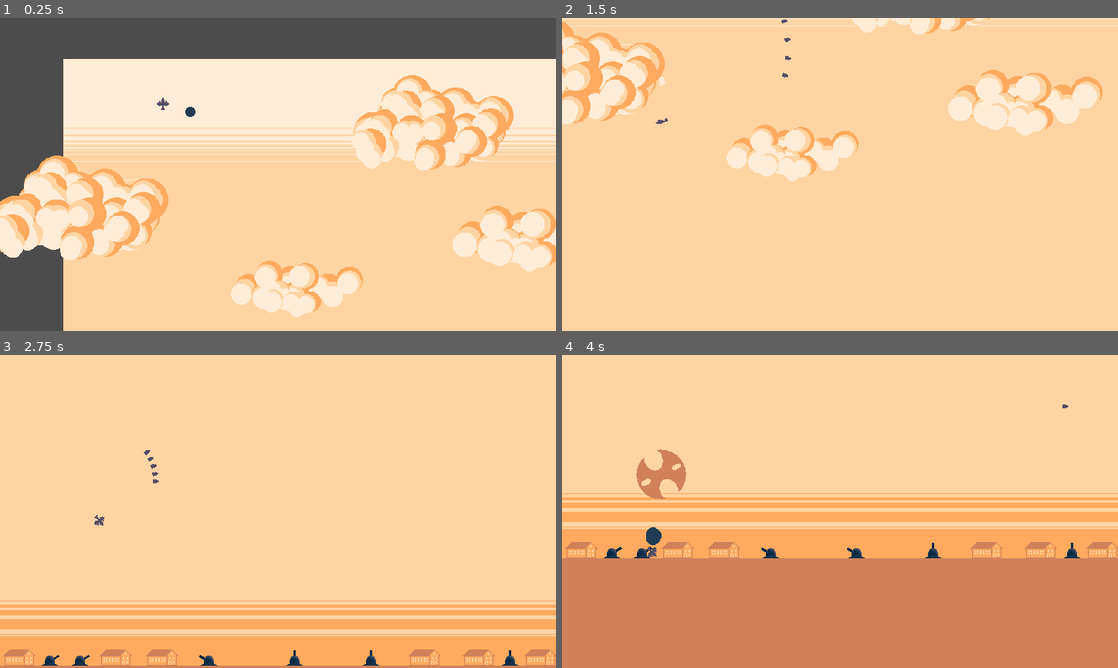
Above: before the commit, frames 1-4 (two rows, left to right).
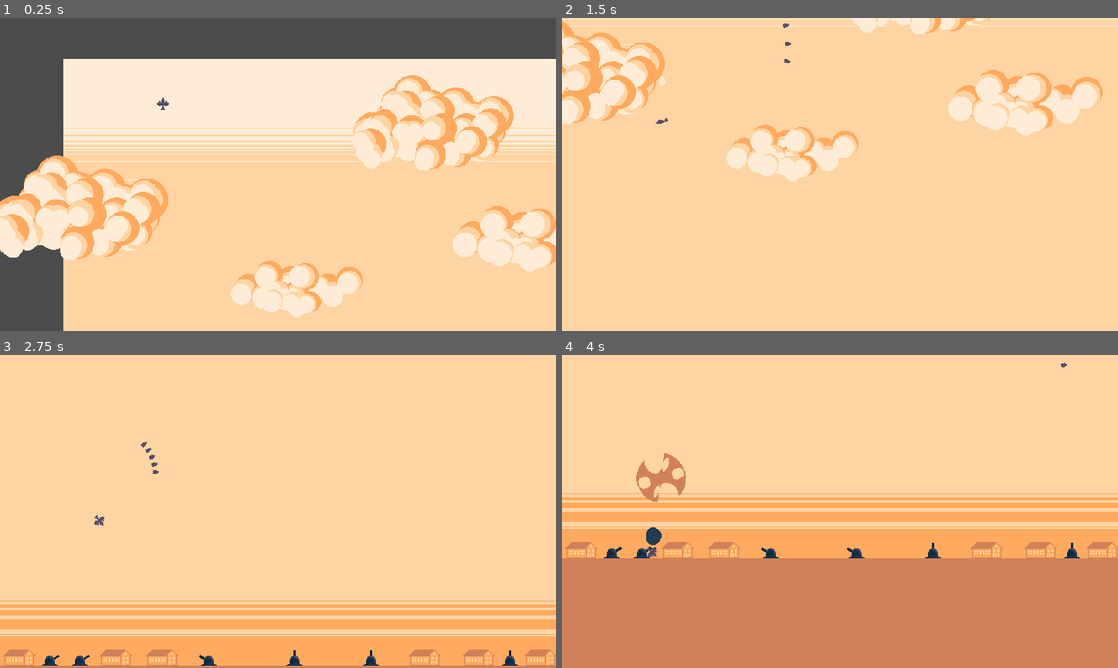
Above: after the commit, the same moments.

Repository: avalun/PWr_igd_2019
Game: Godot game, scene res://levels/testworld.tscn
Two runs of this game, one before a commit and one after it. Both use one fixed random seed, a clock stepped at 60 frames per second and the inputs below.
Inputs:
- Up to frame 1 (0.25 s): no input
- Up to frame 2 (1.5 s): hold D (rotate_right) 0.53-1.28 s; hold Space (shoot) 0.53-1.28 s; hold A (rotate_left) from 1.28 s (still down); tap Space (shoot) at 1.35 s
- Up to frame 3 (2.75 s): release A (rotate_left) at 2.03 s; hold D (rotate_right) from 2.03 s (still down); hold Space (shoot) from 2.03 s (still down)
- Up to frame 4 (4 s): release D (rotate_right) at 2.78 s; release Space (shoot) at 2.78 s; hold W (accelerate) 2.78-3.53 s; tap Space (shoot) at 2.85 s; hold A (rotate_left) from 3.53 s (still down); hold Space (shoot) from 3.53 s (still down)

The runs differ from the first frame. In frame 1, less than 0.1% of the frame differs, in the area x 33-36%, y 28-32%; in frame 2, less than 0.1%; in frame 3, less than 0.1%; in frame 4, 0.4%, in the area x 13-92%, y 2-47%.

Commit message:
Added sound and finalized the game

Diff:
--- /dev/null
+++ b/Assignment2_Godot/AudioManager.gd
@@ -0,0 +1,6 @@
+extends Node
+
+var sound_player = null
+
+func play(sound):
+	sound_player.play(sound)
--- /dev/null
+++ b/Assignment2_Godot/AudioManager.tscn
@@ -0,0 +1,6 @@
+[gd_scene load_steps=2 format=2]
+
+[ext_resource path="res://AudioManager.gd" type="Script" id=1]
+
+[node name="Node" type="Node"]
+script = ExtResource( 1 )
--- a/Assignment2_Godot/Globals.gd
+++ b/Assignment2_Godot/Globals.gd
@@ -3,3 +3,14 @@
 var current_camera = null
 var player = null
 var difficulty_factor = 0
+
+var gametime = 0
+
+var is_over = false
+
+func stop_game():
+	is_over = true
+	current_camera.stop_game()
+
+func _process(delta):
+	difficulty_factor = min(gametime / 120, 1)
--- /dev/null
+++ b/Assignment2_Godot/default_bus_layout.tres
@@ -0,0 +1,15 @@
+[gd_resource type="AudioBusLayout" format=2]
+
+[resource]
+bus/1/name = "FX"
+bus/1/solo = false
+bus/1/mute = false
+bus/1/bypass_fx = false
+bus/1/volume_db = -9.4
+bus/1/send = "Master"
+bus/2/name = "Engine"
+bus/2/solo = false
+bus/2/mute = false
+bus/2/bypass_fx = false
+bus/2/volume_db = -9.5
+bus/2/send = "Master"
--- a/Assignment2_Godot/entities/enemies/flak/flak.gd
+++ b/Assignment2_Godot/entities/enemies/flak/flak.gd
@@ -88,3 +88,5 @@
 		node.look_at(target_pos)
 		node.movement_vector = node.transform.x * shot_speed
 		node.set_timer((target_pos - $barrel/spawn.global_position).length() / (shot_speed / delta))
+
+		$AudioStreamPlayer2D.play(0)
--- a/Assignment2_Godot/entities/enemies/flak/flak.tscn
+++ b/Assignment2_Godot/entities/enemies/flak/flak.tscn
@@ -1,8 +1,9 @@
-[gd_scene load_steps=6 format=2]
+[gd_scene load_steps=7 format=2]
 
 [ext_resource path="res://entities/enemies/flak/flak.gd" type="Script" id=1]
 [ext_resource path="res://entities/enemies/flak/flak_barrel.png" type="Texture" id=2]
 [ext_resource path="res://entities/enemies/flak/flak.png" type="Texture" id=3]
+[ext_resource path="res://sound/fx/shoot.wav" type="AudioStream" id=4]
 
 [sub_resource type="CircleShape2D" id=1]
 radius = 300.0
@@ -37,6 +38,11 @@
 shape = SubResource( 2 )
 
 [node name="barrel_dummy" type="Node2D" parent="."]
+
+[node name="AudioStreamPlayer2D" type="AudioStreamPlayer2D" parent="."]
+stream = ExtResource( 4 )
+max_distance = 500.0
+bus = "FX"
 [connection signal="body_entered" from="." to="." method="_on_flak_body_entered"]
 [connection signal="body_exited" from="." to="." method="_on_flak_body_exited"]
 [connection signal="area_entered" from="Area2D" to="." method="_on_Area2D_area_entered"]
--- a/Assignment2_Godot/entities/enemies/flak/flak_shot.gd
+++ b/Assignment2_Godot/entities/enemies/flak/flak_shot.gd
@@ -17,6 +17,7 @@
 	global_position += movement_vector
 	explosion_timer -= delta
 	if explosion_timer < 0 and not is_queued_for_destr:
+		$AudioStreamPlayer.play(0)
 		movement_vector = Vector2(0, 0)
 		$AnimationPlayer.play("explosion")
 		is_queued_for_destr = true
--- a/Assignment2_Godot/entities/enemies/flak/flak_shot.tscn
+++ b/Assignment2_Godot/entities/enemies/flak/flak_shot.tscn
@@ -1,8 +1,9 @@
-[gd_scene load_steps=7 format=2]
+[gd_scene load_steps=8 format=2]
 
 [ext_resource path="res://entities/enemies/flak/flak_shot.gd" type="Script" id=1]
 [ext_resource path="res://entities/enemies/flak/flak_shot.png" type="Texture" id=2]
 [ext_resource path="res://entities/enemies/flak/flak_explosion.png" type="Texture" id=3]
+[ext_resource path="res://sound/fx/explosion.wav" type="AudioStream" id=4]
 
 [sub_resource type="CircleShape2D" id=1]
 radius = 31.7392
@@ -127,4 +128,9 @@
 [node name="AnimationPlayer" type="AnimationPlayer" parent="."]
 anims/explosion = SubResource( 2 )
 anims/shot = SubResource( 3 )
+
+[node name="AudioStreamPlayer" type="AudioStreamPlayer2D" parent="."]
+stream = ExtResource( 4 )
+max_distance = 500.0
+bus = "FX"
 [connection signal="body_entered" from="." to="." method="_on_flak_shot_body_entered"]
--- a/Assignment2_Godot/entities/enemies/skyrod/skyrod.tscn
+++ b/Assignment2_Godot/entities/enemies/skyrod/skyrod.tscn
@@ -4,12 +4,11 @@
 [ext_resource path="res://entities/enemies/skyrod/skyrod.png" type="Texture" id=2]
 [ext_resource path="res://entities/enemies/skyrod/skyrod_flame.png" type="Texture" id=3]
 
-[sub_resource type="CapsuleShape2D" id=2]
+[sub_resource type="CapsuleShape2D" id=1]
 radius = 4.14555
 height = 7.21494
 
-[sub_resource type="Animation" id=1]
-resource_name = "play"
+[sub_resource type="Animation" id=2]
 length = 0.6
 loop = true
 tracks/0/type = "value"
@@ -51,7 +50,7 @@
 frame = 2
 
 [node name="AnimationPlayer" type="AnimationPlayer" parent="."]
-anims/play = SubResource( 1 )
+anims/play = SubResource( 2 )
 
 [node name="Sprite2" type="Sprite" parent="."]
 position = Vector2( -37, 0 )
--- a/Assignment2_Godot/entities/environment/explosion.gd
+++ b/Assignment2_Godot/entities/environment/explosion.gd
@@ -5,6 +5,7 @@
 # Called when the node enters the scene tree for the first time.
 func _ready():
 	$AnimationPlayer.play("play")
+	$AudioStreamPlayer2D.play(0)
 
 # Called every frame. 'delta' is the elapsed time since the previous frame.
 func _process(delta):
--- a/Assignment2_Godot/entities/environment/explosion.tscn
+++ b/Assignment2_Godot/entities/environment/explosion.tscn
@@ -1,7 +1,8 @@
-[gd_scene load_steps=4 format=2]
+[gd_scene load_steps=5 format=2]
 
 [ext_resource path="res://entities/enemies/flak/flak_explosion.png" type="Texture" id=1]
 [ext_resource path="res://entities/environment/explosion.gd" type="Script" id=2]
+[ext_resource path="res://sound/fx/explosion.wav" type="AudioStream" id=3]
 
 [sub_resource type="Animation" id=1]
 resource_name = "play"
@@ -29,3 +30,8 @@
 
 [node name="AnimationPlayer" type="AnimationPlayer" parent="."]
 anims/play = SubResource( 1 )
+
+[node name="AudioStreamPlayer2D" type="AudioStreamPlayer2D" parent="."]
+stream = ExtResource( 3 )
+max_distance = 400.0
+bus = "FX"
--- a/Assignment2_Godot/entities/player/Player.tscn
+++ b/Assignment2_Godot/entities/player/Player.tscn
@@ -1,9 +1,11 @@
-[gd_scene load_steps=9 format=2]
+[gd_scene load_steps=11 format=2]
 
 [ext_resource path="res://entities/player/player.gd" type="Script" id=1]
 [ext_resource path="res://entities/player/player.png" type="Texture" id=2]
 [ext_resource path="res://entities/player/exhaust_ignition.png" type="Texture" id=3]
 [ext_resource path="res://entities/player/exhaust.png" type="Texture" id=4]
+[ext_resource path="res://sound/fx/player_shoot.wav" type="AudioStream" id=5]
+[ext_resource path="res://sound/fx/rocket.wav" type="AudioStream" id=6]
 
 [sub_resource type="CircleShape2D" id=1]
 radius = 7.56954
@@ -120,3 +122,12 @@
 
 [node name="smokespawn" type="Node2D" parent="."]
 position = Vector2( 0, 9 )
+
+[node name="shoot_player" type="AudioStreamPlayer" parent="."]
+stream = ExtResource( 5 )
+bus = "FX"
+
+[node name="AudioStreamPlayer" type="AudioStreamPlayer" parent="."]
+stream = ExtResource( 6 )
+volume_db = -6.72
+bus = "Engine"
--- a/Assignment2_Godot/entities/player/player.gd
+++ b/Assignment2_Godot/entities/player/player.gd
@@ -41,25 +41,31 @@
 
 func _physics_process(delta):
 	has_rotated = false
-	if Input.is_action_pressed("rotate_left"):
-		rotation_speed -= rotation_force * delta
-		has_rotated = true
+	if not Globals.is_over:
+		if Input.is_action_pressed("rotate_left"):
+			rotation_speed -= rotation_force * delta
+			has_rotated = true
 
-	if Input.is_action_pressed("rotate_right"):
-		rotation_speed += rotation_force * delta
-		has_rotated = true
+		if Input.is_action_pressed("rotate_right"):
+			rotation_speed += rotation_force * delta
+			has_rotated = true
 
-	if Input.is_action_pressed("accelerate") and not is_engine_disabled:
-		movement_vector += -transform.y * acceleration_force * delta
+		if Input.is_action_pressed("accelerate") and not is_engine_disabled:
+			movement_vector += -transform.y * acceleration_force * delta
 
-	if Input.is_action_just_pressed("accelerate") and not is_engine_disabled:
-		$AnimationPlayer.play("start")
-		$AnimationPlayer.queue("firing")
+		if Input.is_action_just_pressed("accelerate") and not is_engine_disabled:
+			$AnimationPlayer.play("start")
+			$AnimationPlayer.queue("firing")
+			$AudioStreamPlayer.play(0)
 
-	if Input.is_action_just_released("accelerate"):
-		$AnimationPlayer.stop(1)
-		$Sprite2.visible = false
-		$Sprite3.visible = false
+		if Input.is_action_just_released("accelerate"):
+			$AnimationPlayer.stop(1)
+			$Sprite2.visible = false
+			$AudioStreamPlayer.stop()
+			$Sprite3.visible = false
+
+		if Input.is_action_pressed("shoot"):
+			shoot()
 
 	# Apply Gravity
 	movement_vector += Vector2(0, gravity * delta)
@@ -71,8 +77,6 @@
 	movement_vector = movement_vector.clamped(max_speed)
 	move_and_collide(movement_vector)
 
-	if Input.is_action_pressed("shoot"):
-		shoot()
 
 func cap_and_slow_rotation():
 	rotation_speed = clamp(rotation_speed, -max_rotation_speed, max_rotation_speed)
@@ -90,11 +94,12 @@
 			node.movement_vector = node.transform.x * shot_speed + movement_vector * 0.1
 		shot_timer = shot_cooldown
 		Globals.current_camera.shake(0.2, 2)
+		$shoot_player.play(0)
 
 func take_damage():
 	health -= 1
 	if health < 1:
-		health = 1
+		Globals.stop_game()
 	heal_timer = heal_cooldown
 
 
@@ -118,6 +123,7 @@
 	$AnimationPlayer.stop(1)
 	$Sprite2.visible = false
 	$Sprite3.visible = false
+	$AudioStreamPlayer.stop()
 
 func spawn_smoke():
 	var node = smoke.instance()
@@ -157,6 +163,7 @@
 			if Input.is_action_pressed("accelerate"):
 				$AnimationPlayer.play("start")
 				$AnimationPlayer.queue("firing")
+				$AudioStreamPlayer.play(0)
 			is_engine_disabled = false
 
 	# Control rotation animation
--- a/Assignment2_Godot/levels/camera.gd
+++ b/Assignment2_Godot/levels/camera.gd
@@ -32,3 +32,8 @@
 	shake_strength = strength
 	shaking_timer = duration
 	is_shaking = true
+
+func stop_game():
+	yield(get_tree().create_timer(1.0), "timeout")
+	$Label.visible = true
+	$Label2.visible = true
--- a/Assignment2_Godot/levels/level.gd
+++ b/Assignment2_Godot/levels/level.gd
@@ -19,8 +19,6 @@
 var skyrod_cooldown = 2
 var skyrod_speed = 8
 
-
-
 # Called when the node enters the scene tree for the first time.
 func _ready():
 	OS.window_size = Vector2(1080, 800)
@@ -33,11 +31,16 @@
 	add_child(skyrod_timer)
 	skyrod_timer.start(10)
 
+	$Camera2D/AudioStreamPlayer.play(0)
+
 	spawn_clouds()
 
 # Called every frame. 'delta' is the elapsed time since the previous frame.
-#func _process(delta):
-#	pass
+func _process(delta):
+	if Globals.is_over:
+		$Camera2D/Label2.text = format_time(Globals.gametime)
+	else:
+		Globals.gametime += delta
 
 func spawn_skyrod():
 	var node = skyrod_scene.instance()
@@ -62,3 +65,11 @@
 	var pos = Vector2(1100, (clouds_min_y + randi() % clouds_max_y))
 	node.global_position = pos
 	cloud_timer.start((randf() * clouds_wait_factor) + clouds_min_time)
+
+
+func format_time(time):
+	var milliseconds = int(time * 1000) % 1000
+	var seconds = (int(time) % 60) as int
+	var minutes = (int(time) / 60) as int
+
+	return String(minutes) + ":" + String(seconds) + ":" + String(milliseconds)
--- a/Assignment2_Godot/levels/testworld.tscn
+++ b/Assignment2_Godot/levels/testworld.tscn
@@ -2,8 +2,8 @@
 
 [ext_resource path="res://levels/level.gd" type="Script" id=1]
 [ext_resource path="res://entities/player/Player.tscn" type="PackedScene" id=2]
-[ext_resource path="res://entities/player/smoke.tscn" type="PackedScene" id=3]
-[ext_resource path="res://levels/camera.gd" type="Script" id=4]
+[ext_resource path="res://levels/camera.gd" type="Script" id=3]
+[ext_resource path="res://sound/music/soundtrack.wav" type="AudioStream" id=4]
 [ext_resource path="res://images/background.png" type="Texture" id=5]
 [ext_resource path="res://entities/environment/cloud1.tscn" type="PackedScene" id=6]
 [ext_resource path="res://entities/environment/cloud2.tscn" type="PackedScene" id=7]
@@ -19,11 +19,9 @@
 [node name="Player" parent="." instance=ExtResource( 2 )]
 position = Vector2( 128.802, 52.0266 )
 
-[node name="smoke" parent="." instance=ExtResource( 3 )]
-position = Vector2( 164, 68 )
-
 [node name="Camera2D" type="Camera2D" parent="."]
 position = Vector2( 128.802, 52.0266 )
+z_index = 11
 current = true
 limit_left = 0
 limit_top = 0
@@ -38,7 +36,28 @@
 drag_margin_bottom = 0.0
 editor_draw_limits = true
 editor_draw_drag_margin = true
-script = ExtResource( 4 )
+script = ExtResource( 3 )
+__meta__ = {
+"_edit_lock_": true
+}
+
+[node name="AudioStreamPlayer" type="AudioStreamPlayer" parent="Camera2D"]
+stream = ExtResource( 4 )
+
+[node name="Label" type="Label" parent="Camera2D"]
+visible = false
+margin_left = -161.802
+margin_top = -62.0266
+margin_right = -88.802
+margin_bottom = -48.0266
+text = "Game Over"
+
+[node name="Label2" type="Label" parent="Camera2D"]
+visible = false
+margin_left = -152.802
+margin_top = -40.0266
+margin_right = -112.802
+margin_bottom = -26.0266
 
 [node name="Bounds" type="StaticBody2D" parent="."]
 
--- a/Assignment2_Godot/project.godot
+++ b/Assignment2_Godot/project.godot
@@ -22,11 +22,15 @@
 [autoload]
 
 Globals="*res://Globals.gd"
+AudioManager="*res://AudioManager.gd"
 
 [display]
 
 window/size/width=720
 window/size/height=405
+window/size/resizable=false
+window/size/borderless=true
+window/size/fullscreen=true
 window/stretch/mode="viewport"
 window/stretch/aspect="keep"
 
Not shown: 1 places in Assignment2_Godot/entities/enemies/skyrod/skyrod.tscn that only renumber resources
Not shown, added: Assignment2_Godot/sound/fx/explosion.wav.import
Not shown, added: Assignment2_Godot/sound/fx/player_shoot.wav.import
Not shown, added: Assignment2_Godot/sound/fx/rocket.wav.import
Not shown, added: Assignment2_Godot/sound/fx/shoot.wav.import
Not shown, added: Assignment2_Godot/sound/fx/you_lost.wav.import
Not shown, added: Assignment2_Godot/sound/music/soundtrack.wav.import
Not shown, added: Assignment2_Godot/sound/fx/explosion.wav
Not shown, added: Assignment2_Godot/sound/fx/player_shoot.wav
Not shown, added: Assignment2_Godot/sound/fx/rocket.wav
Not shown, added: Assignment2_Godot/sound/fx/shoot.wav
Not shown, added: Assignment2_Godot/sound/fx/you_lost.wav
(and 1 more such lines)
